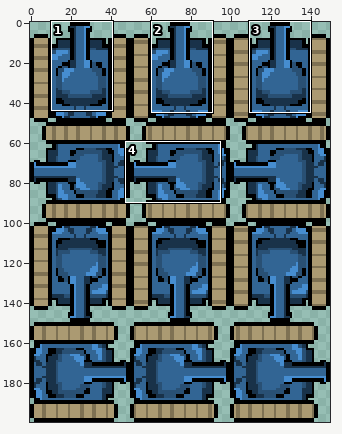
Sprite sheet, stored at public/assets/blue_tank.png. The first picture is a wide view before the edit; the outline marks the close-up.
Close-up. Before the edit:
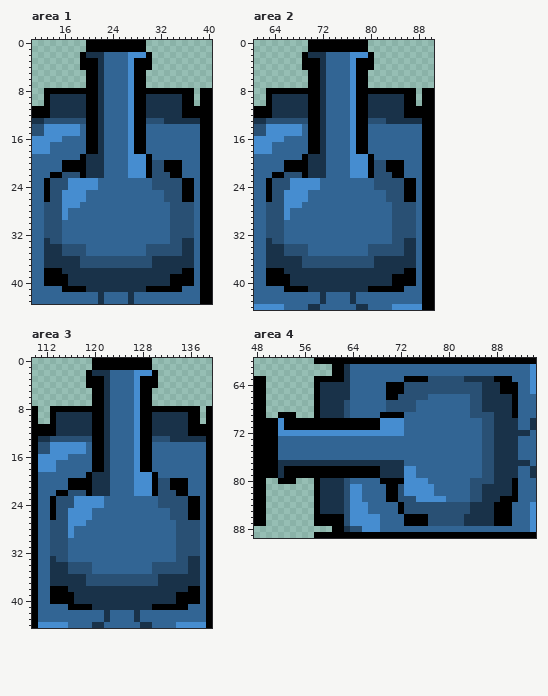
The file is 150x200 pixels. Shown: area 1: x 11..40, y 0..43; area 2: x 61..90, y 0..44; area 3: x 110..139, y 0..44; area 4: x 48..94, y 60..89. The commit also changed other parts of the picture, which this record leaves out.
New version:
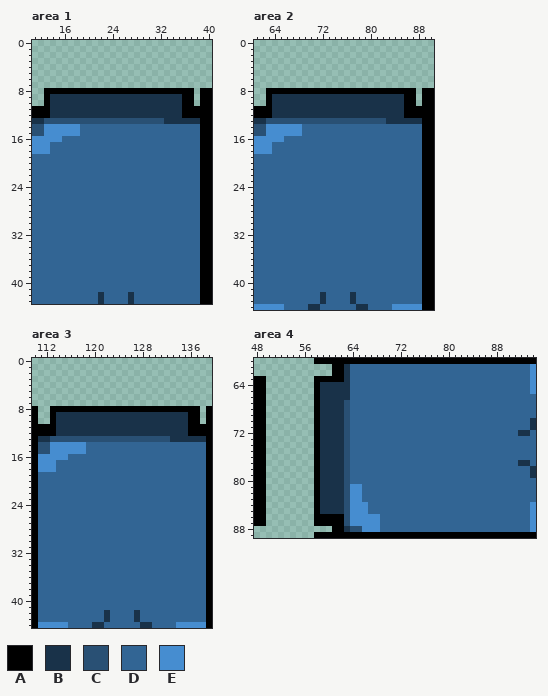
Palette (. is transparent): A #000000  B #193249  C #295074  D #326594  E #468dd0
Changes in this commit:
Changed rows in their new state; - is an unchanged pixel.
Area 1:
first column x 13:
 0 -------..........--------
 1 -------..........--------
 2 ------............-------
 3 ------............-------
 4 ------............-------
 5 -------..........--------
 6 -------..........--------
 7 -------..........--------
 8 ---------AAAAAA----------
 9 -------BB-BBBBBBB--------
10 -------BB-BBBBBBB--------
11 -------BB-BBBBBBB--------
12 -------BB-BBBBBBB--------
13 -------CCCCCCCCCC--------
14 -------DDD----DDD--------
15 -------DDD----DDD--------
16 -------DDD----DDD--------
17 -------DDD----DDD--------
18 -------DDD----DDD--------
19 ------DDDD----DDDD-------
20 ---DDDDDDD----DDDDDDDDD--
21 ---DDDDDDD----DDDDDDDDD--
22 -DDDDDDDDD----DDDDDDDDD--
23 DDDDDDDDD---------DDDDDDD
24 DDDDDDDDD---------DDDDDDD
25 DDDDDDD-------------DDDDD
26 DDDDDDD-------------DDDDD
27 DDDDDD---------------DDDD
28 DDDD-----------------DDDD
29 DDDD-----------------DDDD
30 DDD------------------DDDD
31 DDD------------------DDDD
32 DDD------------------DDDD
33 DDD------------------DDDD
34 DDDDDDD----------DDDDDDDD
35 DDDDDDD----------DDDDDDDD
36 DDDDDDDDDDDDDDDDDDDDDDDDD
37 DDDDDDDDDDDDDDDDDDDDDDDDD
38 DDDDDDDDDDDDDDDDDDDDDDDDD
39 DDDDDDDDDDDDDDDDDDDDDDDDD
40 DDDDDDDDDDDDDDDDDDDDDDDDD
41 ---DDDDDDDDDDDDDDDDDDDD--
Area 2:
first column x 63:
 0 -------..........--------
 1 -------..........--------
 2 ------............-------
 3 ------............-------
 4 ------............-------
 5 -------..........--------
 6 -------..........--------
 7 -------..........--------
 8 ---------AAAAAA----------
 9 -------BB-BBBBBBB--------
10 -------BB-BBBBBBB--------
11 -------BB-BBBBBBB--------
12 -------BB-BBBBBBB--------
13 -------CCCCCCCCCC--------
14 -------DDD----DDD--------
15 -------DDD----DDD--------
16 -------DDD----DDD--------
17 -------DDD----DDD--------
18 -------DDD----DDD--------
19 ------DDDD----DDDD-------
20 ---DDDDDDD----DDDDDDDDD--
21 ---DDDDDDD----DDDDDDDDD--
22 -DDDDDDDDD----DDDDDDDDD--
23 DDDDDDDDD---------DDDDDDD
24 DDDDDDDDD---------DDDDDDD
25 DDDDDDD-------------DDDDD
26 DDDDDDD-------------DDDDD
27 DDDDDD---------------DDDD
28 DDDD-----------------DDDD
29 DDDD-----------------DDDD
30 DDD------------------DDDD
31 DDD------------------DDDD
32 DDD------------------DDDD
33 DDD------------------DDDD
34 DDDDDDD----------DDDDDDDD
35 DDDDDDD----------DDDDDDDD
36 DDDDDDDDDDDDDDDDDDDDDDDDD
37 DDDDDDDDDDDDDDDDDDDDDDDDD
38 DDDDDDDDDDDDDDDDDDDDDDDDD
39 DDDDDDDDDDDDDDDDDDDDDDDDD
40 DDDDDDDDDDDDDDDDDDDDDDDDD
41 ---DDDDDDDDDDDDDDDDDDDD--
Area 3:
first column x 113:
 0 -------..........--------
 1 -------..........--------
 2 ------............-------
 3 ------............-------
 4 ------............-------
 5 -------..........--------
 6 -------..........--------
 7 -------..........--------
 8 ---------AAAAAA----------
 9 -------BB-BBBBBBB--------
10 -------BB-BBBBBBB--------
11 -------BB-BBBBBBB--------
12 -------BB-BBBBBBB--------
13 -------CCCCCCCCCC--------
14 -------DDD----DDD--------
15 -------DDD----DDD--------
16 -------DDD----DDD--------
17 -------DDD----DDD--------
18 -------DDD----DDD--------
19 ------DDDD----DDDD-------
20 ---DDDDDDD----DDDDDDDDD--
21 ---DDDDDDD----DDDDDDDDD--
22 -DDDDDDDDD----DDDDDDDDD--
23 DDDDDDDDD---------DDDDDDD
24 DDDDDDDDD---------DDDDDDD
25 DDDDDDD-------------DDDDD
26 DDDDDDD-------------DDDDD
27 DDDDDD---------------DDDD
28 DDDD-----------------DDDD
29 DDDD-----------------DDDD
30 DDD------------------DDDD
31 DDD------------------DDDD
32 DDD------------------DDDD
33 DDD------------------DDDD
34 DDDDDDD----------DDDDDDDD
35 DDDDDDD----------DDDDDDDD
36 DDDDDDDDDDDDDDDDDDDDDDDDD
37 DDDDDDDDDDDDDDDDDDDDDDDDD
38 DDDDDDDDDDDDDDDDDDDDDDDDD
39 DDDDDDDDDDDDDDDDDDDDDDDDD
40 DDDDDDDDDDDDDDDDDDDDDDDDD
41 ---DDDDDDDDDDDDDDDDDDDD--
Area 4:
first column x 50:
63 -----------------------DDDDDDDDDDDDDDDDDD-
64 --------------------DDDDDDDDDDDDDDDDDDDDDD
65 --------------------DDDDDDDDDDDDDDDDDDDDDD
66 --------------------DDDDDDD-------DDDDDDDD
67 --------------------DDDDD---------DDDDDDDD
68 --------------------DDDDD---------DDDDDDDD
69 --...--------------DDDD-----------DDDDDDDD
70 ........-BBBBCDDDDDDDDD-------------DDDDDD
71 ........-BBBBCDDDDDDDDD-------------DDDDDD
72 ........ABBBBCDDDDDDDDD-------------DDDDDD
73 ........ABBBBC----------------------DDDDDD
74 ........ABBBBC----------------------DDDDDD
75 ........ABBBBC----------------------DDDDDD
76 ........ABBBBC----------------------DDDDDD
77 ........A----CDDDDDDDDD-------------DDDDDD
78 ........-BBBBCDDDDDDDDDDD-----------DDDDDD
79 ........-BBBBCDDDDDDDDDDD-----------DDDDDD
80 --...--------------DDDDDDDD-------DDDDDDDD
81 --------------------DDDDDDDD------DDDDDDDD
82 --------------------DDDDDDDD------DDDDDDDD
83 --------------------DDDDDDDDDD----DDDDDDDD
84 ----------------------DDDDDDDDDDDDDDDDDDD-
85 ----------------------DDDDDDDDDDDDDDDDDDD-
86 -----------------------DDDDDDDDDDDDDDDDDD-
87 -----------------------DDDDDDDDDDDDDDDDDD-
